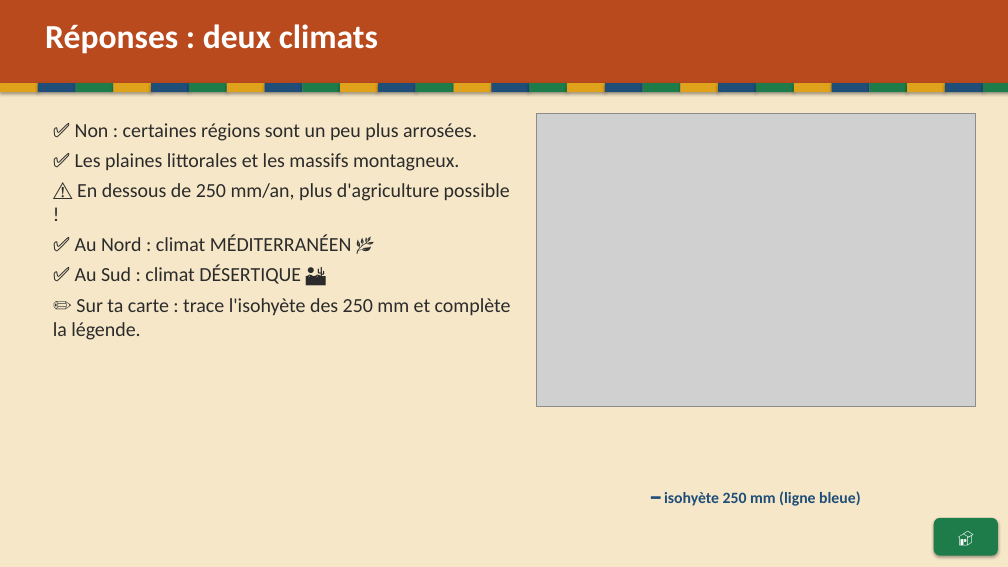
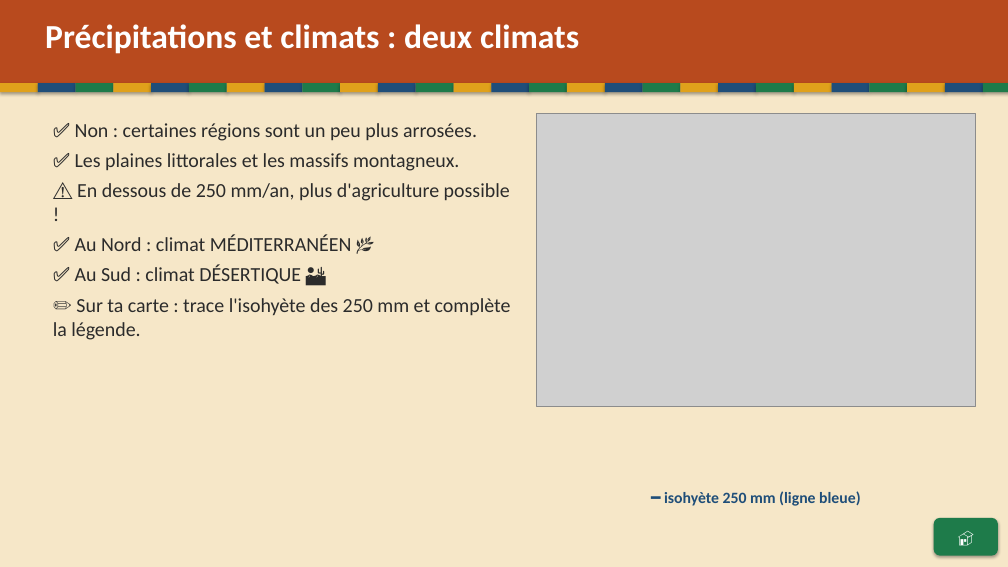
Before and after one commit to Paquereauman/Paquereauman, a slide deck: slide 26 of maghreb/maghreb-interactif.pptx (slide 49 before the commit). Drawn at 1008x567 pixels with LibreOffice and Linux fonts; fonts in the diff are those of the drawing; grey boxes stand for pictures. Boxes give left, top, right and bottom in pixels: in the first picture for what was removed or moved away, otherwise in the second. Text is boxed around its words. In the diff, an @@ line names an element or a change of style, - is before the commit and + after.

```diff
--- a/maghreb/maghreb-interactif.pptx
+++ b/maghreb/maghreb-interactif.pptx
@@ text at bbox=[45, 24, 579, 54]: text changed @@
-Réponses : deux climats
+Précipitations et climats : deux climats
```
Also in this commit, not shown: 17 other slides changed, 57 slides removed, 1 other file.
